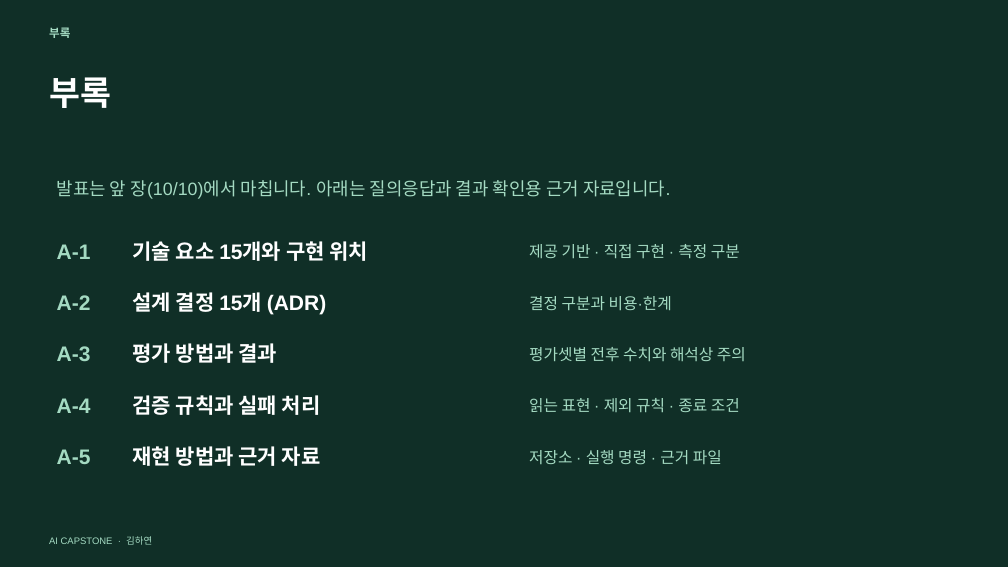
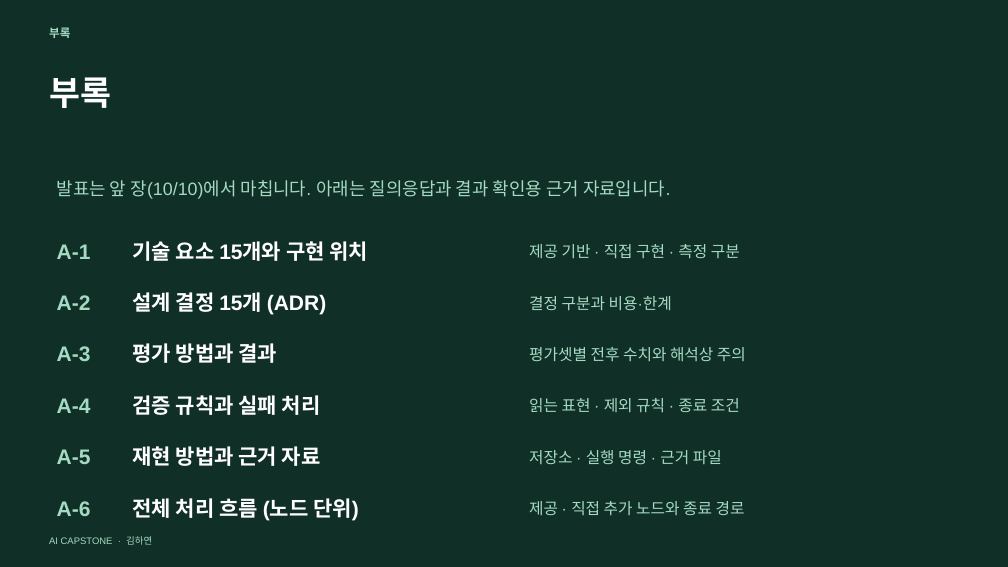
Before and after one commit to gkyeon/ai-capstone-gkyeon, a slide deck: slide 11 of submission/AI_Capstone_발표.pptx. Drawn at 1008x567 pixels with LibreOffice and Linux fonts; fonts in the diff are those of the drawing. Boxes give left, top, right and bottom in pixels: in the first picture for what was removed or moved away, otherwise in the second. Text is boxed around its words. In the diff, an @@ line names an element or a change of style, - is before the commit and + after.

```diff
--- a/submission/AI_Capstone_발표.pptx
+++ b/submission/AI_Capstone_발표.pptx
@@ text added at (57, 501, 91, 516), 20 pt, text #A4DAC2, bold @@
+A-6
@@ text added at (132, 498, 359, 521), 20 pt, text #FFFFFF, bold @@
+전체 처리 흐름 (노드 단위)
@@ text added at (529, 501, 745, 515), 15 pt, text #A4DAC2 @@
+제공 · 직접 추가 노드와 종료 경로
```
Also in this commit, not shown: 6 other slides changed, 1 slide added, 2 other files.
